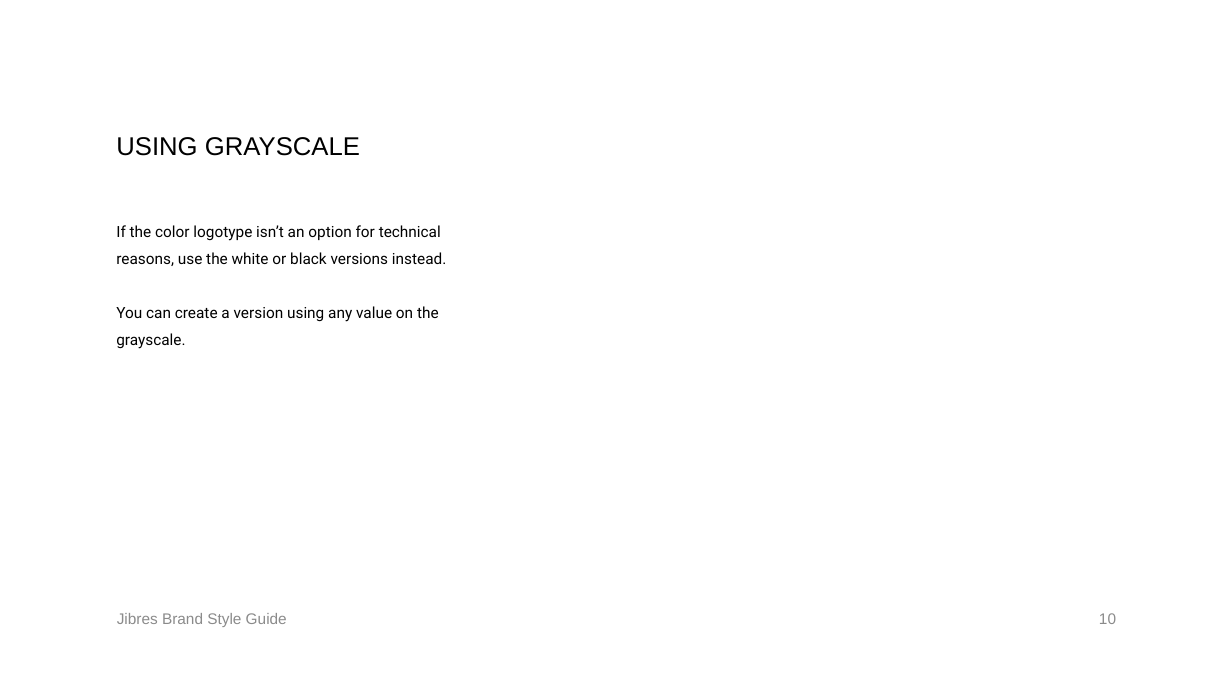
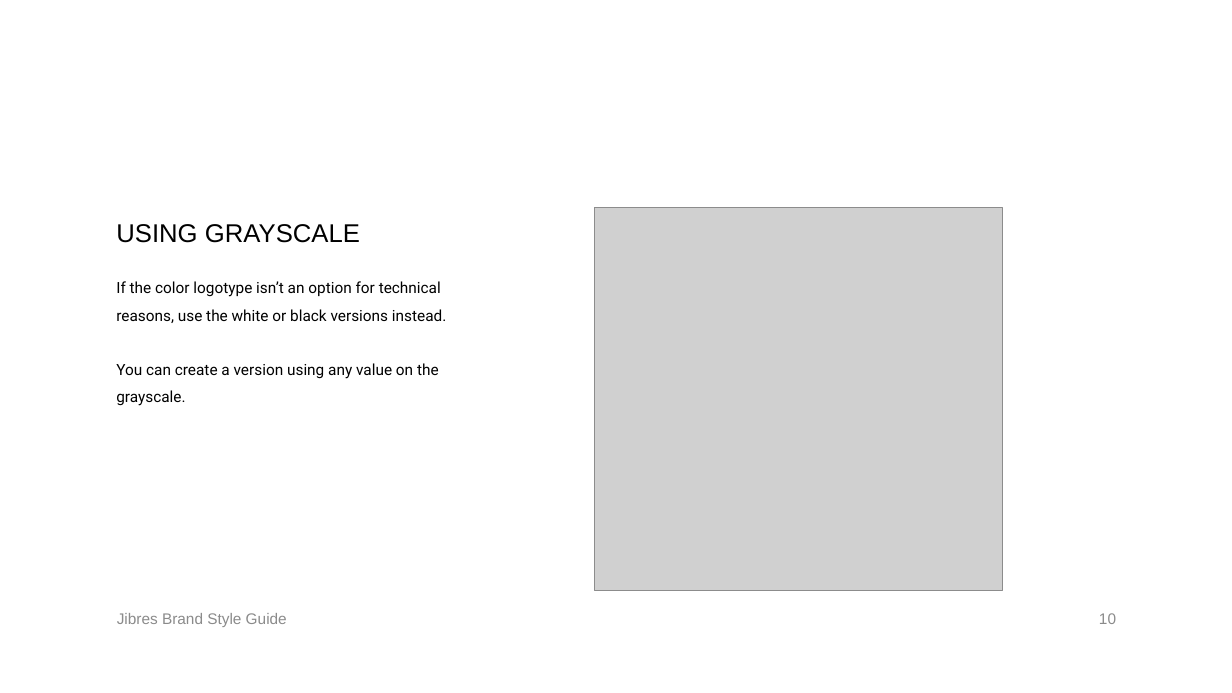
Before and after one commit to jibres/Jibres-logo, a slide deck: slide 10 of styleguide/Jibres-brand-styleguide.pptx. Drawn at 1232x693 pixels with LibreOffice and Linux fonts; fonts in the diff are those of the drawing; grey boxes stand for pictures. Boxes give left, top, right and bottom in pixels: in the first picture for what was removed or moved away, otherwise in the second. Text is boxed around its words. In the diff, an @@ line names an element or a change of style, - is before the commit and + after.

```diff
--- a/styleguide/Jibres-brand-styleguide.pptx
+++ b/styleguide/Jibres-brand-styleguide.pptx
@@ title "USING GRAYSCALE": place and size @@
-title "USING GRAYSCALE" at [116, 137, 360, 156]
+title "USING GRAYSCALE" at [116, 224, 360, 243]
@@ title "USING GRAYSCALE" at [116, 224, 360, 243]: vertical alignment top to bottom @@
@@ picture added at [594, 207, 1003, 591] @@
@@ text "If the color logotype isn’t ...": place and size @@
-text "If the color logotype isn’t ..." at [116, 225, 446, 349]
+text "If the color logotype isn’t ..." at [116, 281, 446, 406]
```
Also in this commit, not shown: 11 other slides changed, 2 slides added, 2 slides removed, 1 other file.
